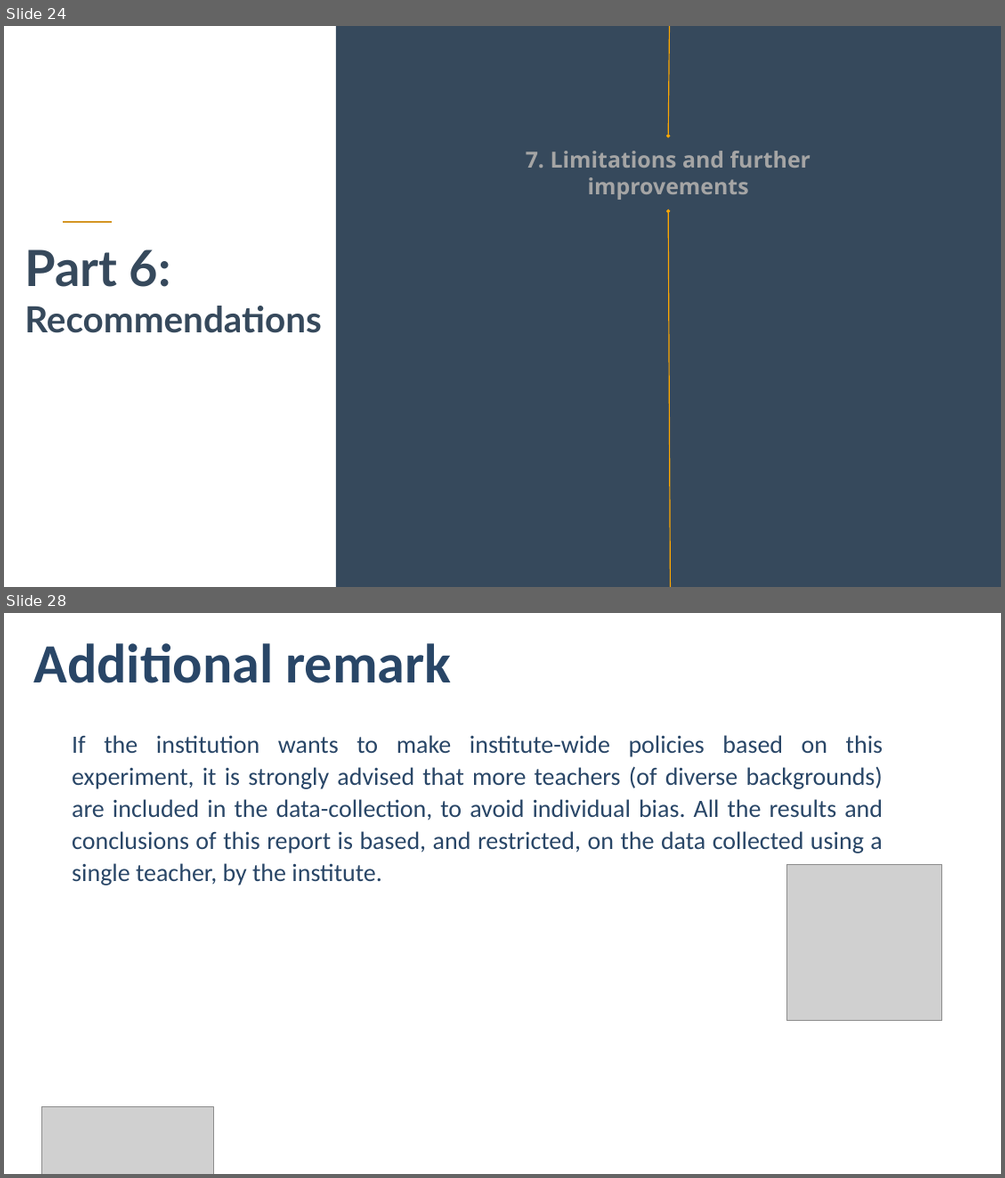
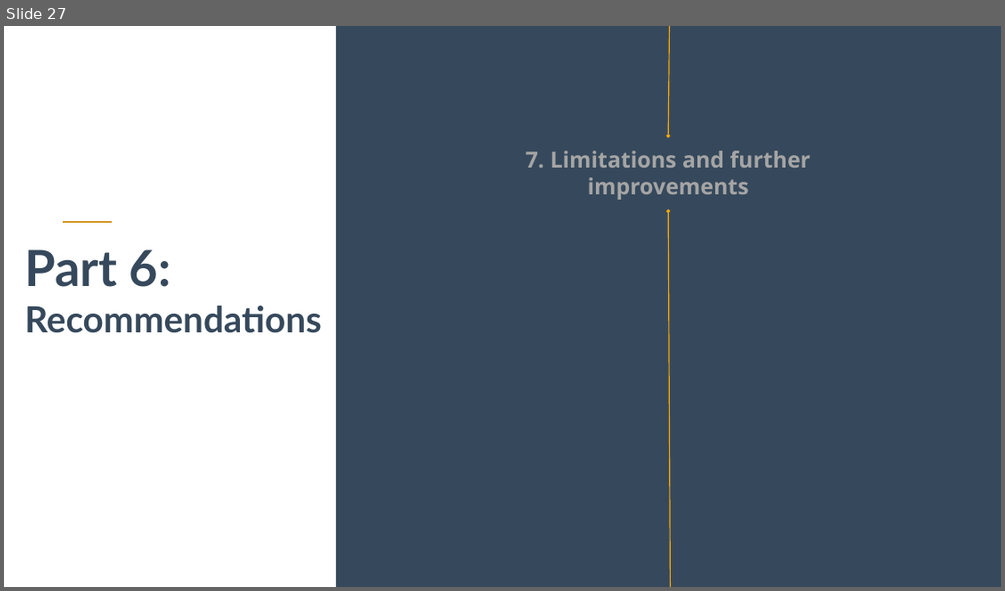
Before and after one commit to ogrnz/analytics-consulting, a slide deck: A/Presentation Case A.pptx. Shown one above the other, each under a label of ours: slides 24 and 28 before the commit, slide 27 after it; the slides between them are not shown. The pictures are 1005x1178 and 1005x591 pixels, drawn with LibreOffice and Linux fonts; fonts in the diff are those of the drawing; grey boxes stand for pictures; background and template pictures are left out. Boxes give left, top, right and bottom in pixels: in the first picture for what was removed or moved away, otherwise in the second. Text is boxed around its words. In the diff, an @@ line names an element or a change of style, - is before the commit and + after.

```diff
--- a/A/Presentation Case A.pptx
+++ b/A/Presentation Case A.pptx
@@ slide 28 removed at (4, 613, 1001, 1174), background #FFFFFF @@
@@ text removed at (34, 643, 451, 683) @@
-Additional remark
@@ text removed at (72, 735, 882, 885) @@
-If the institution wants to make institute-wide policies based on this experiment, it is strongly advised that more teachers (of diverse backgrounds) are included in the data-collection, to avoid individual bias. All the results and conclusions of this report is based, and restricted, on the data collected using a single teacher, by the institute.
@@ picture removed at (786, 864, 942, 1021) @@
@@ picture removed at (41, 1107, 213, 1174) @@
@@ page number removed at (472, 1119, 555, 1162) @@
-28
@@ what was slide 24 is now slide 27 @@
```
Also in this commit, not shown: 11 slides changed, 4 slides added, 1 other slide removed.
